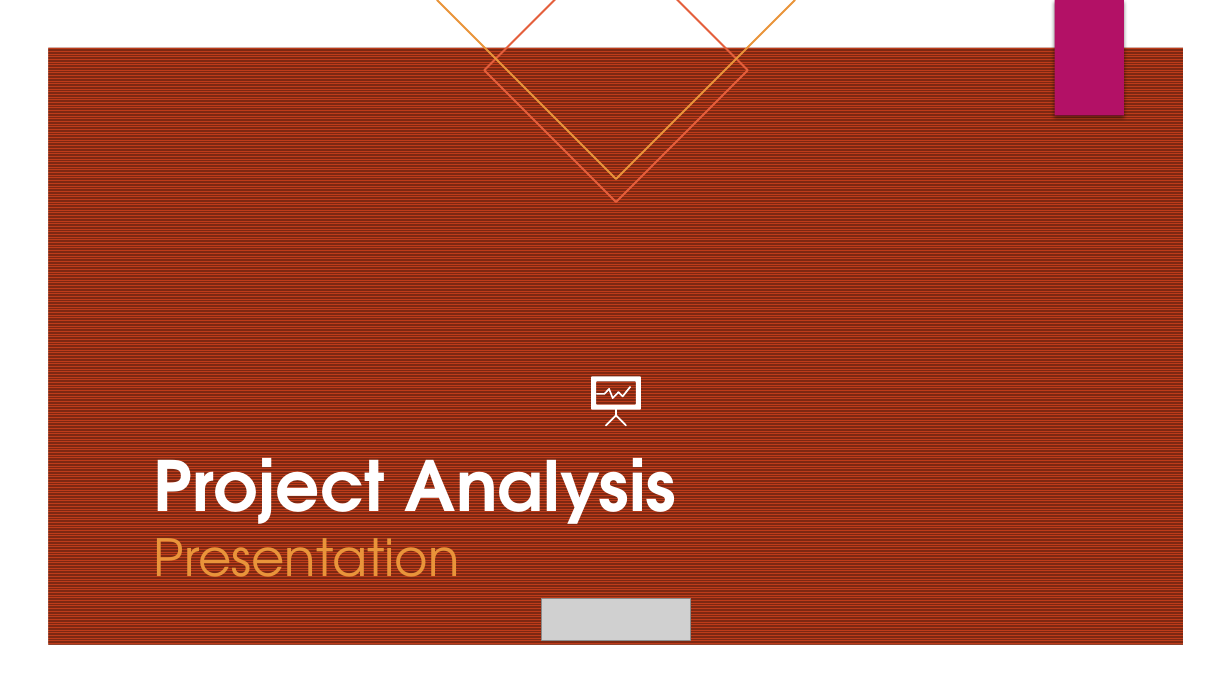
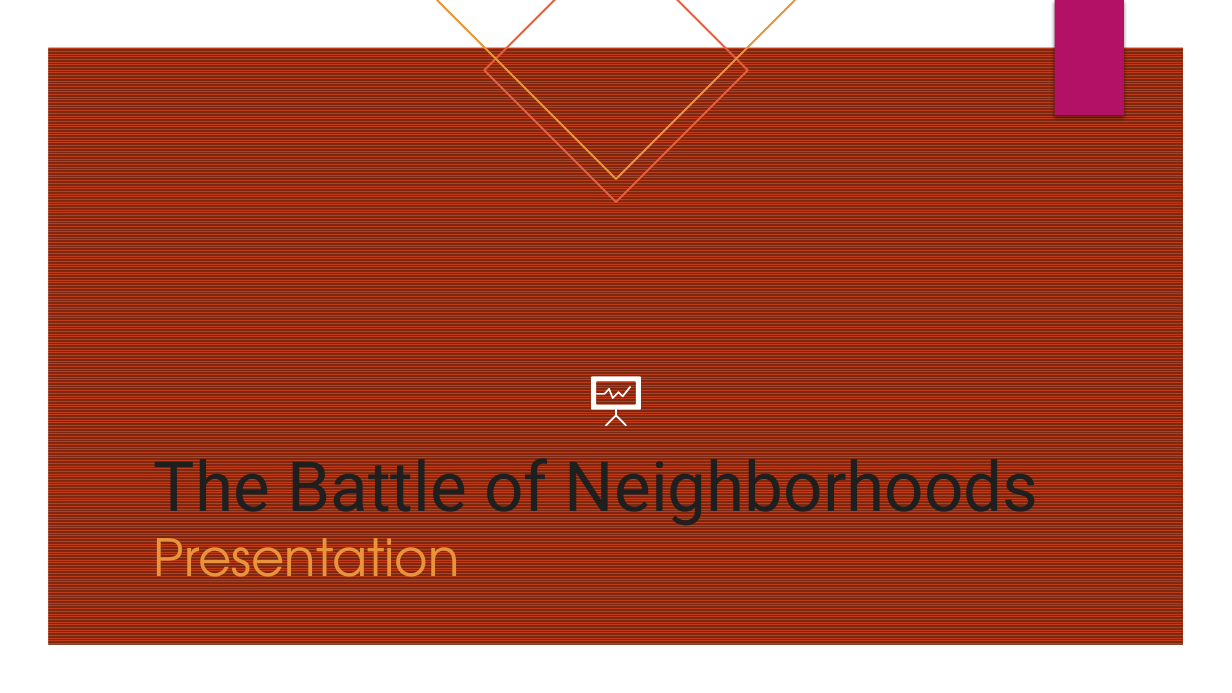
Before and after one commit to livinglife2x/Coursera_Capstone, a slide deck: slide 1 of Presentation.pptx. Drawn at 1232x693 pixels with LibreOffice and Linux fonts; fonts in the diff are those of the drawing; grey boxes stand for pictures; background and template pictures are left out. Boxes give left, top, right and bottom in pixels: in the first picture for what was removed or moved away, otherwise in the second. Text is boxed around its words. In the diff, an @@ line names an element or a change of style, - is before the commit and + after.

Commit message:
added ppt report and final notebook

```diff
--- a/Presentation.pptx
+++ b/Presentation.pptx
@@ title at (x1=154, y1=449, x2=1039, y2=598): text changed; font TeX Gyre Adventor to Roboto; text colour #FFFFFF to #1F1F1F; bold off @@
-Project Analysis
-Presentation
+The Battle of Neighborhoods
+Presentation
@@ picture removed at (x1=542, y1=598, x2=690, y2=640) @@
```
Also in this commit, not shown: 1 other file.
